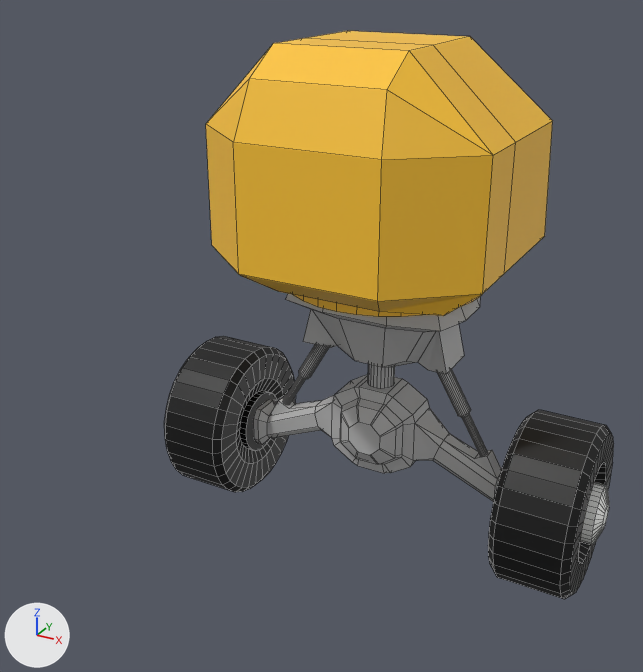
Renders of the Blender file mobs/wheeled_drone.blend from each side of a commit.
Before and after are seen from a camera (50 mm lens) standing at (2.07, -4.53, 3.52) and looking at (-0.18, -0.44, 1.48). Lighting does not change. The marker at lower left points along +X, +Y and +Z. Mesh edges are drawn as thin lines.

The first picture shows 'LF_WHEEL', 'RF_WHEEL', 'drone_body', 'drone_turret'.
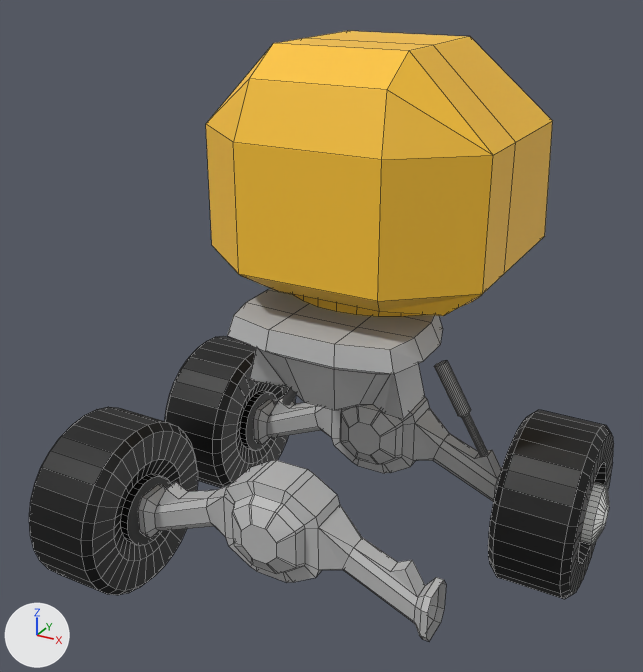
Boxes (x1, y1, x2, y2) around the edits, measured in the pictures (643 x 672 px; the box of a moved part takes in the faces that stretch with it):
```json
{"object": "drone_body", "change": "reshaped", "before": [253, 293, 502, 502], "after": [138, 289, 502, 641]}
{"object": "LF_WHEEL.001", "change": "added", "after": [29, 407, 198, 595], "on screen": "black"}
{"part": 1, "of": "me_cylinder_001", "change": "moved or reshaped", "before": [286, 293, 480, 374], "after": [227, 289, 443, 419]}
{"part": 2, "of": "me_cylinder_001", "change": "added", "after": [138, 460, 446, 641]}
```

Edits to the scene script, one JSON object a line:
```json
{"block": "me_cylinder_001", "where": "me_cylinder_001.from_pydata(...)  # 500 vertices, 412 faces, 4 loose edges; spans x -0.4..0.4, y -0.88..0.88, z -0.73..0.61"}
{"block": "me_cylinder_001", "where": "# used by ob_drone_body; location = (0.001, 0.0, 1.11); rotation_euler = (0.0, 0.0, -1.571), in degrees (0, 0, -90)"}
{"block": "me_cylinder_001", "change": "me_cylinder_001 part 1: the loose piece of 64 vertices spanning x -0.4..0.4, y -0.56..0.56, z 0.08..0.61 is moved by (0.61, 0.0, 0.0)"}
{"block": "me_cylinder_001", "change": "me_cylinder_001 part 2: the loose piece of 200 vertices spanning x -0.22..0.22, y -0.88..0.88, z -0.73..-0.08 is copied, and the copy is moved by (1.2, 0.0, 0.0); it spans x 0.98..1.43, y -0.88..0.88, z -0.73..-0.08"}
{"op": "add", "block": "ob_lf_wheel_001", "code": ["ob_lf_wheel_001 = bpy.data.objects.new('LF_WHEEL.001', me_cylinder_002.copy())  # the mesh of ob_lf_wheel", "ob_lf_wheel_001.location = (-1.411, -1.207, 0.516)", "ob_lf_wheel_001.rotation_euler = (0.0, 7.854, 0.0)  # degrees (0, 90, 0)"]}
```
